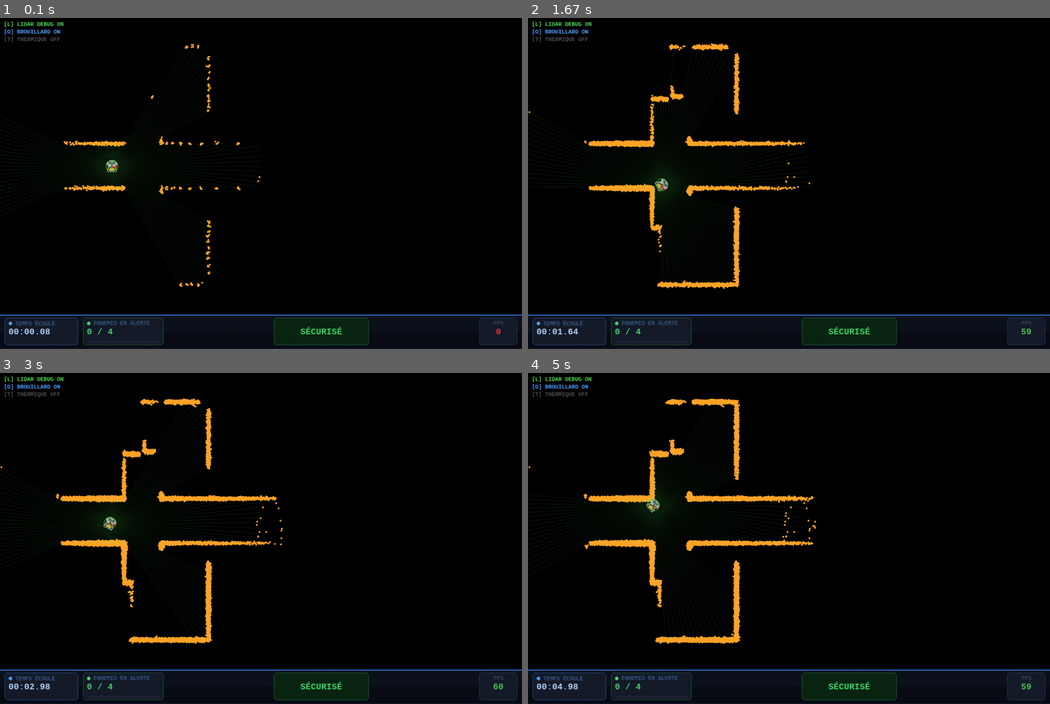
Above: before the commit, frames 1-4 (two rows, left to right).
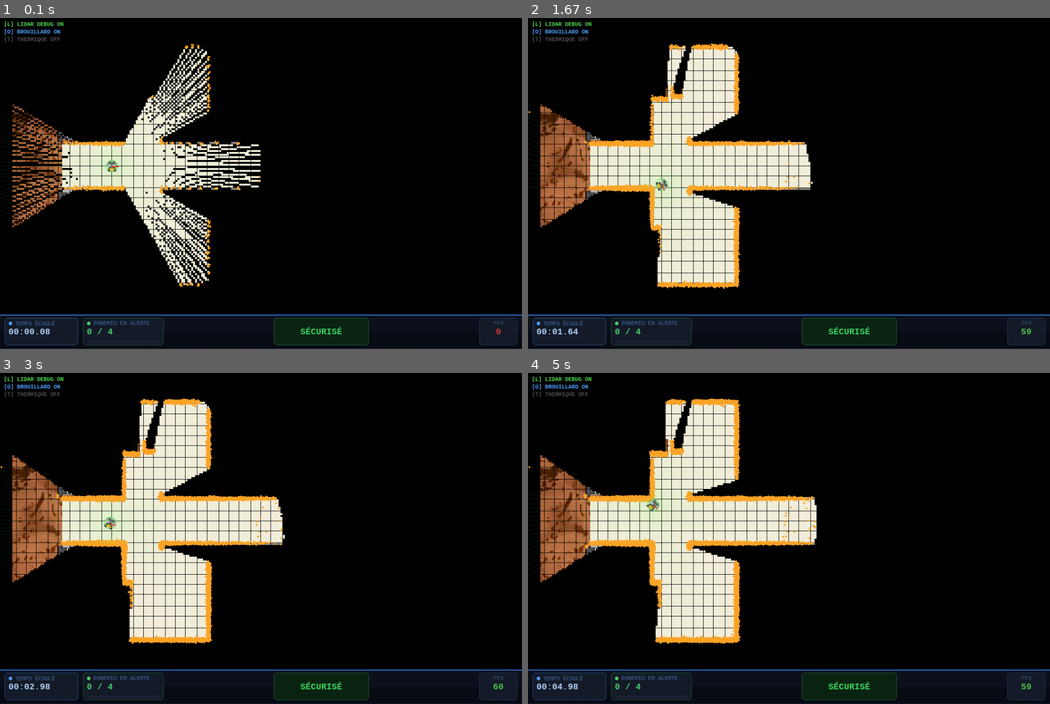
Above: after the commit, the same moments.

Repository: JawadBLK/TP_Robot
Game: pygame game, started from project/main.py
The game is run twice, just before and just after one commit, with the same random seed, the same clock (stepped at 60 frames per second) and the same inputs.
Inputs:
- Up to frame 1 (0.1 s): no input
- Up to frame 2 (1.67 s): hold Right 0.33-0.8 s; hold Up 0.83-1.3 s; hold Right from 1.33 s (still down)
- Up to frame 3 (3 s): release Right at 1.8 s; hold Left 1.83-2.37 s; hold Down 2.4-2.87 s; hold Left from 2.9 s (still down)
- Up to frame 4 (5 s): release Left at 3.37 s; hold Up 3.4-3.87 s; hold Right 3.9-4.53 s; hold Down from 4.57 s (still down)

The runs differ from the first frame. In frame 1, 9.7% of the frame differs, in the area x 2-50%, y 8-81%; in frame 2, 15%; in frame 3, 15%; in frame 4, 15%, in the area x 2-56%, y 8-81%.

Commit message:
feat: dernières modifs (pas prendre en compte ce commit)

Diff:
--- a/project/robot/grille_occup.py
+++ b/project/robot/grille_occup.py
@@ -94,70 +94,45 @@
 
     def dessiner(self, vue, alpha_fond: int = 220):
         """
-        Brouillard de guerre : toute la fenêtre est noire au départ.
-        Le Lidar révèle progressivement les zones explorées.
+        Brouillard de guerre stable sans clignotement.
 
-        Couleurs :
-          - Inconnu  → noir opaque  (jamais vu)
-          - Libre    → transparent  (zone révélée)
-          - Occupé   → rouge foncé  (mur/obstacle détecté)
+        Technique : on dessine un calque noir pleine fenêtre, puis on
+        perce des rectangles transparents (blend ERASE) aux endroits
+        révélés par le Lidar. Les murs détectés s appuient en rouge.
         """
-        # 1. Recouvrir toute la fenêtre en noir opaque
-        fog = pygame.Surface((vue.largeur, vue.hauteur_jeu), pygame.SRCALPHA)
-        fog.fill((0, 0, 0, 255))
+        # Surface de brouillard pleine fenêtre, recréée à chaque frame
+        # (légère mais stable — pas de clignotement)
+        fog = pygame.Surface((vue.largeur, vue.hauteur_jeu))
+        fog.fill((0, 0, 0))
+        fog.set_colorkey(None)
+
+        g = self._GrilleOccupation__grid
+        cell_px = max(1, int(self.resolution * vue.scale))
+
+        # Percer les trous pour les cellules LIBRES
+        libre_ixs, libre_iys = np.where(g == self.LIBRE)
+        for ix, iy in zip(libre_ixs, libre_iys):
+            wx = self.origin_x + (ix + 0.5) * self.resolution
+            wy = self.origin_y + (iy + 0.5) * self.resolution
+            px, py = vue.convertir_coordonnees(wx, wy)
+            # On efface ce pixel du brouillard en le rendant transparent
+            pygame.draw.rect(fog, (1, 1, 1),
+                             (px - cell_px // 2, py - cell_px // 2,
+                              cell_px, cell_px))
+
+        # Rendre la couleur (1,1,1) transparente = trous dans le fog
+        fog.set_colorkey((1, 1, 1))
+
+        # Blit du brouillard (les trous laissent voir le fond en dessous)
         vue.screen.blit(fog, (0, 0))
 
-        # 2. Creuser des trous transparents dans le brouillard
-        #    pour les cellules révélées par le Lidar
-        if self._dirty:
-            self._surface_cache = self._construire_surface(vue, alpha_fond)
-            self._dirty = False
-
-        if self._surface_cache is None:
-            return
-
-        px0, py0 = vue.convertir_coordonnees(
-            self.origin_x,
-            self.origin_y + self.hauteur_m,
-        )
-        vue.screen.blit(self._surface_cache, (px0, py0))
-
-    def _construire_surface(self, vue, alpha_fond: int) -> pygame.Surface:
-        cell_px = max(1, int(self.resolution * vue.scale))
-        W = self.nx * cell_px
-        H = self.ny * cell_px
-
-        # Grille RGBA via numpy : construction vectorisée
-        g = self._GrilleOccupation__grid  # accès au nom mangled
-
-        # Tableaux RGBA (nx, ny, 4) — initialisation noire opaque (inconnu)
-        rgba = np.zeros((self.nx, self.ny, 4), dtype=np.uint8)
-        rgba[:, :, 3] = 255  # tout opaque par défaut (brouillard noir)
-
-        # Cellules LIBRES → transparentes (révélées, on voit le fond)
-        libre = (g == self.LIBRE)
-        rgba[libre, 0] = 0
-        rgba[libre, 1] = 0
-        rgba[libre, 2] = 0
-        rgba[libre, 3] = 0   # transparent = zone découverte
-
-        # Cellules OCCUPÉES → rouge foncé opaque (obstacle détecté)
-        occupe = (g == self.OCCUPE)
-        rgba[occupe, 0] = 160
-        rgba[occupe, 1] = 30
-        rgba[occupe, 2] = 30
-        rgba[occupe, 3] = alpha_fond
-
-        # Construction surface : make_surface attend RGB puis on injecte alpha
-        surf_rgb = pygame.surfarray.make_surface(rgba[:, :, :3])
-        alpha_surf = surf_rgb.convert_alpha()
-        pxa = pygame.surfarray.pixels_alpha(alpha_surf)
-        pxa[:, :] = rgba[:, :, 3]
-        del pxa
-
-        # Inverser Y (Pygame Y=0 en haut, monde Y=0 en bas)
-        alpha_surf = pygame.transform.flip(alpha_surf, False, True)
-
-        # Zoom vers la taille écran
-        surf_big = pygame.transform.scale(alpha_surf, (W, H))
-        return surf_big
+        # Dessiner les murs détectés PAR-DESSUS le brouillard en rouge
+        if alpha_fond > 0:
+            occupe_ixs, occupe_iys = np.where(g == self.OCCUPE)
+            for ix, iy in zip(occupe_ixs, occupe_iys):
+                wx = self.origin_x + (ix + 0.5) * self.resolution
+                wy = self.origin_y + (iy + 0.5) * self.resolution
+                px, py = vue.convertir_coordonnees(wx, wy)
+                pygame.draw.rect(vue.screen, (160, 30, 30),
+                                 (px - cell_px // 2, py - cell_px // 2,
+                                  cell_px, cell_px))
